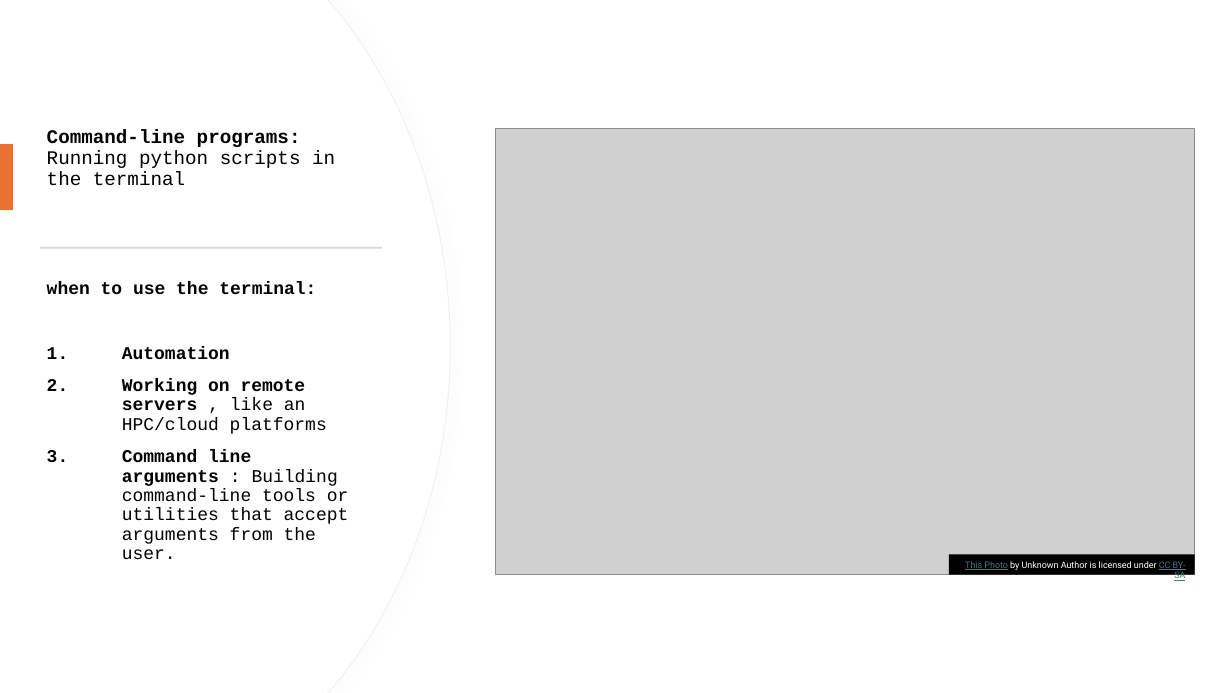
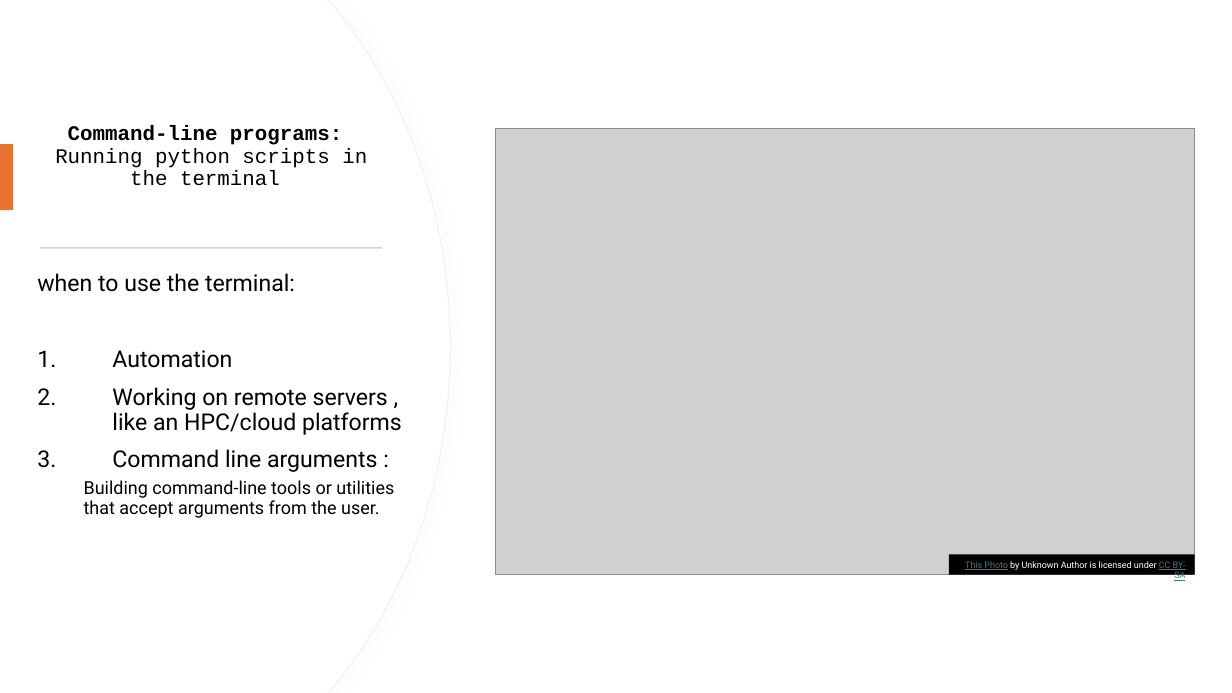
Before and after one commit to 4TUResearchData-Carpentries/software_carpentry_instructors, a slide deck: slide 8 of python_instructor_materials/Lesson_slides_day_2.pptx. Drawn at 1232x693 pixels with LibreOffice and Linux fonts; fonts in the diff are those of the drawing; grey boxes stand for pictures. Boxes give left, top, right and bottom in pixels: in the first picture for what was removed or moved away, otherwise in the second. Text is boxed around its words. In the diff, an @@ line names an element or a change of style, - is before the commit and + after.

```diff
--- a/python_instructor_materials/Lesson_slides_day_2.pptx
+++ b/python_instructor_materials/Lesson_slides_day_2.pptx
@@ title "Command-line programs: Running python scripts ..." at <box>55,125,367,186</box>: size 15 to 16.2 pt; alignment left to centre @@
@@ text "when to use the terminal:": place and size @@
-text "when to use the terminal:" at <box>47,282,349,559</box>
+text "when to use the terminal:" at <box>37,273,402,518</box>
@@ text at <box>37,273,402,435</box>: size 14 to 18 pt, font Courier New to Roboto in "when to use the terminal:", "Automation", "Working on remote servers , like an ..."; bold off in "when to use the terminal:", "Automation", "Working on remote servers" @@
@@ text at <box>84,449,394,518</box>: text changed; font Courier New to Roboto @@
-3. Command line arguments : Building command-line tools or utilities that accept arguments from the user.
+3. Command line arguments :
+  Building command-line tools or utilities that accept arguments from the user.
```
Also in this commit, not shown: 4 other slides changed, 5 other files.
